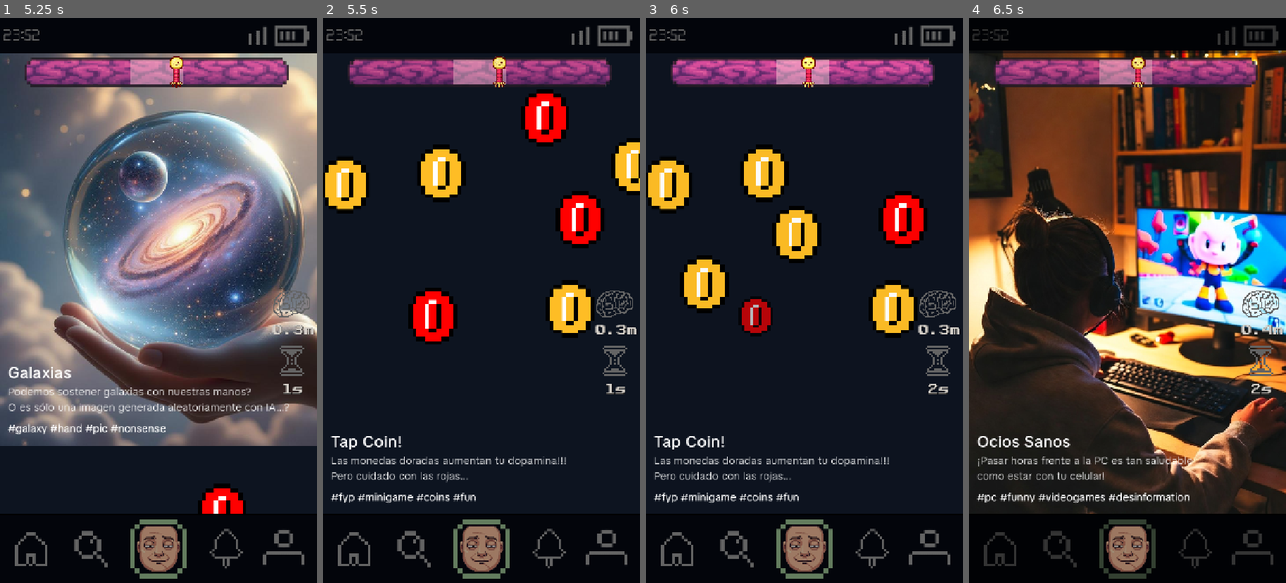
Above: before the commit, frames 1-4 (left to right).
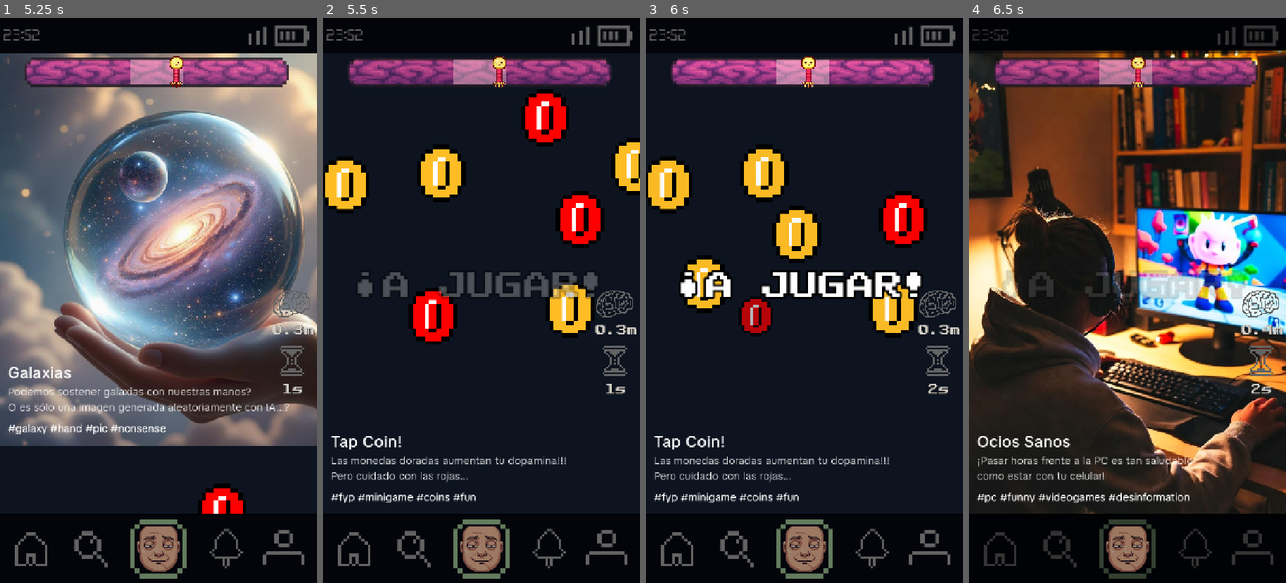
Above: after the commit, the same moments.

Repository: dddaavo/ipv-final-boss-the-scrolling-dead
Game: Godot game, scene res://src/main.tscn
Same seed, same stepped clock (60 frames per second), same inputs: the game is played once before the commit and once after it. Video files are missing from this copy of the repository; at most half a second of black plays in their place. Sound files missing from this copy of the repository are replaced by a short silence.
Inputs (mouse positions are in pixels of both pictures, inside the frame that each line leads up to):
- Up to frame 1 (5.25 s): click "INICIAR JUEGO" at 0.5 s; click "INICIAR JUEGO" at 1.25 s; move the mouse to (228, 272) at 2.02 s; click (228, 272) at 2.17 s; drag from (95, 328) to (142, 413) at 2.77 s; move the mouse to (190, 176) at 3.52 s; click (190, 176) at 3.67 s; drag from (142, 413) to (63, 215) at 4.27 s; tap Enter at 5 s; drag from (221, 582) to (174, 300) at 5.02 s
- Up to frame 2 (5.5 s): no input
- Up to frame 3 (6 s): drag from (756, 317) to (902, 221) at 5.77 s
- Up to frame 4 (6.5 s): no input

Frame 1 is identical in both runs. In frame 2, 1.6% of the frame differs, in the area x 10-87%, y 45-50%; in frame 3, 2.6%, in the area x 10-88%, y 44-50%; in frame 4, 1.8%.

Commit message:
Add minigame start banner and group tagging
Introduces a 'minigame_started' signal in ScreensSlider and connects it in SliderMainScene to show a '¡A JUGAR!' banner when a minigame page becomes visible. Minigame scenes are now tagged with 'minigame_page' for detection. Removes unused font resource and GameOver label from game.tscn.

Diff:
--- a/the-scrolling-dead/src/core/screens_slider.gd
+++ b/the-scrolling-dead/src/core/screens_slider.gd
@@ -4,6 +4,7 @@
 signal first_scroll  # Nueva señal para el primer scroll
 var scrolling := false
 signal reset_requested  # Nueva señal para resetear al segundo slide
+signal minigame_started(page: Control)
 
 @export var animation_time: float = 0.45
 @export var pages: Control
@@ -92,6 +93,10 @@
 	if current_page is EventPage:
 		current_page.trigger_event_effect()
 
+	# Emitir cuando la página visible es un minijuego
+	if current_page.is_in_group("minigame_page"):
+		emit_signal("minigame_started", current_page)
+
 
 func _refresh_page(page: Control) -> void:
 	if page.has_method("reset_content"):
--- a/the-scrolling-dead/src/core/slider_main_scene.gd
+++ b/the-scrolling-dead/src/core/slider_main_scene.gd
@@ -3,9 +3,11 @@
 signal scrolled  # Retransmitir la señal del ScreensSlider interno
 signal first_scroll  # Retransmitir señal de primer scroll
 signal reset_requested  # Retransmitir señal de reset
+signal minigame_banner_requested
 
 @onready var slider = $ScreensSlider
 @onready var bgm: AudioStreamPlayer = $ScreensSlider/BackgroundMusic
+@onready var font_pixel: Font = load("res://fonts/PublicPixel.ttf")
 
 func _ready() -> void:
 	var game = get_parent()
@@ -18,6 +20,7 @@
 		slider.scrolled.connect(_on_slider_scrolled)
 		slider.first_scroll.connect(_on_first_scroll)
 		slider.reset_requested.connect(_on_reset_requested)
+		slider.minigame_started.connect(_on_minigame_started)
 
 func _on_game_over_from_parent(score: float) -> void:
 	var tween = create_tween()
@@ -41,3 +44,29 @@
 func _on_reset_requested():
 	# Retransmitir la señal hacia arriba
 	emit_signal("reset_requested")
+
+
+func _on_minigame_started(_page: Control):
+	_show_lets_play_banner()
+	emit_signal("minigame_banner_requested")
+
+
+func _show_lets_play_banner():
+	var banner := Label.new()
+	banner.text = "¡A JUGAR!"
+	if font_pixel:
+		banner.add_theme_font_override("font", font_pixel)
+	banner.add_theme_font_size_override("font_size", 64)
+	banner.add_theme_constant_override("outline_size", 20)
+	banner.add_theme_color_override("font_outline_color", Color(0, 0, 0, 1))
+	banner.horizontal_alignment = HORIZONTAL_ALIGNMENT_CENTER
+	banner.vertical_alignment = VERTICAL_ALIGNMENT_CENTER
+	banner.set_anchors_preset(Control.PRESET_FULL_RECT)
+	banner.modulate.a = 0.0
+	add_child(banner)
+
+	var tween := create_tween()
+	tween.tween_property(banner, "modulate:a", 1.0, 0.25)
+	tween.tween_interval(0.6)
+	tween.tween_property(banner, "modulate:a", 0.0, 0.25)
+	tween.finished.connect(banner.queue_free)
--- a/the-scrolling-dead/src/game.tscn
+++ b/the-scrolling-dead/src/game.tscn
@@ -7,7 +7,6 @@
 [ext_resource type="PackedScene" uid="uid://bbiq42pbxdkyx" path="res://src/core/slider_main_scene.tscn" id="5_0rf6s"]
 [ext_resource type="PackedScene" uid="uid://dctldbokblq55" path="res://src/ui/ScoreScreen.tscn" id="6_2fxc8"]
 [ext_resource type="PackedScene" uid="uid://d0oil5f17c368" path="res://src/ui/MarcoCelular.tscn" id="8_5q0ih"]
-[ext_resource type="FontFile" uid="uid://baqvpre2xhvpx" path="res://fonts/PublicPixel.ttf" id="8_dlhd6"]
 [ext_resource type="VideoStream" uid="uid://1osua30h3bsb" path="res://Video/sleepy2.ogv" id="9_72vyi"]
 [ext_resource type="Script" uid="uid://du6m8oc3xeoxf" path="res://src/screen_effects.gd" id="11_qiocs"]
 [ext_resource type="Texture2D" uid="uid://b3wj3xps1r0gy" path="res://assets/screenUI/zombification.png" id="11_y2hwx"]
@@ -93,50 +92,13 @@
 anchor_right = 0.5
 anchor_bottom = 0.5
 offset_left = -360.0
-offset_top = -558.0
+offset_top = -560.0
 offset_right = 360.0
-offset_bottom = 480.0
+offset_bottom = 484.0
 grow_horizontal = 2
 grow_vertical = 2
 stream = ExtResource("9_72vyi")
 speed_scale = 1.2
-expand = true
-
-[node name="GameOver" type="Label" parent="GameOverVideo"]
-layout_mode = 1
-anchors_preset = 8
-anchor_left = 0.5
-anchor_top = 0.5
-anchor_right = 0.5
-anchor_bottom = 0.5
-offset_left = -1022.0
-offset_top = 303.0
-offset_right = -572.0
-offset_bottom = 353.0
-grow_horizontal = 2
-grow_vertical = 2
-theme_override_colors/font_shadow_color = Color(0, 0, 0, 0.95686275)
-theme_override_colors/font_outline_color = Color(0, 0, 0, 1)
-theme_override_constants/shadow_offset_x = 5
-theme_override_constants/shadow_offset_y = 7
-theme_override_fonts/font = ExtResource("8_dlhd6")
-theme_override_font_sizes/font_size = 50
-text = "GAME OVER"
-
-[node name="Top3Video" type="VideoStreamPlayer" parent="."]
-visible = false
-top_level = true
-anchors_preset = 8
-anchor_left = 0.5
-anchor_top = 0.5
-anchor_right = 0.5
-anchor_bottom = 0.5
-offset_left = -422.5
-offset_top = -633.75
-offset_right = 422.5
-offset_bottom = 633.75
-grow_horizontal = 2
-grow_vertical = 2
 expand = true
 
 [node name="ScoreScreen" parent="." instance=ExtResource("6_2fxc8")]
@@ -144,4 +106,3 @@
 z_index = 100
 
 [connection signal="finished" from="GameOverVideo" to="." method="_on_game_over_video_finished"]
-[connection signal="finished" from="Top3Video" to="." method="_on_top3_video_finished"]
--- a/the-scrolling-dead/src/minigames/coinstap/minigame.gd
+++ b/the-scrolling-dead/src/minigames/coinstap/minigame.gd
@@ -7,6 +7,7 @@
 const labelsScene := preload("res://src/ui/LabelsGroup.tscn")
 
 func _ready() -> void:
+	add_to_group("minigame_page")
 	var labels_group = labelsScene.instantiate()
 	add_child(labels_group)
 	labels_group.set_texts(
--- a/the-scrolling-dead/src/minigames/guessemoji/guess_emoji.gd
+++ b/the-scrolling-dead/src/minigames/guessemoji/guess_emoji.gd
@@ -35,6 +35,7 @@
 const labelsScene := preload("res://src/ui/LabelsGroup.tscn")
 
 func _ready() -> void:
+	add_to_group("minigame_page")
 	var labels_group = labelsScene.instantiate()
 	add_child(labels_group)
 	labels_group.set_texts(
Not shown: 1 places in the-scrolling-dead/src/game.tscn that only renumber resources
